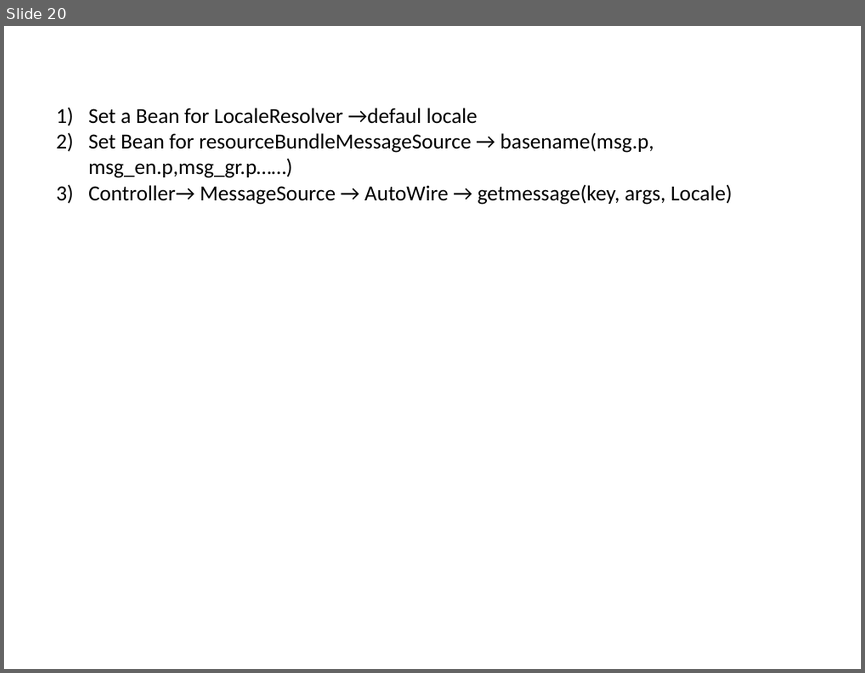
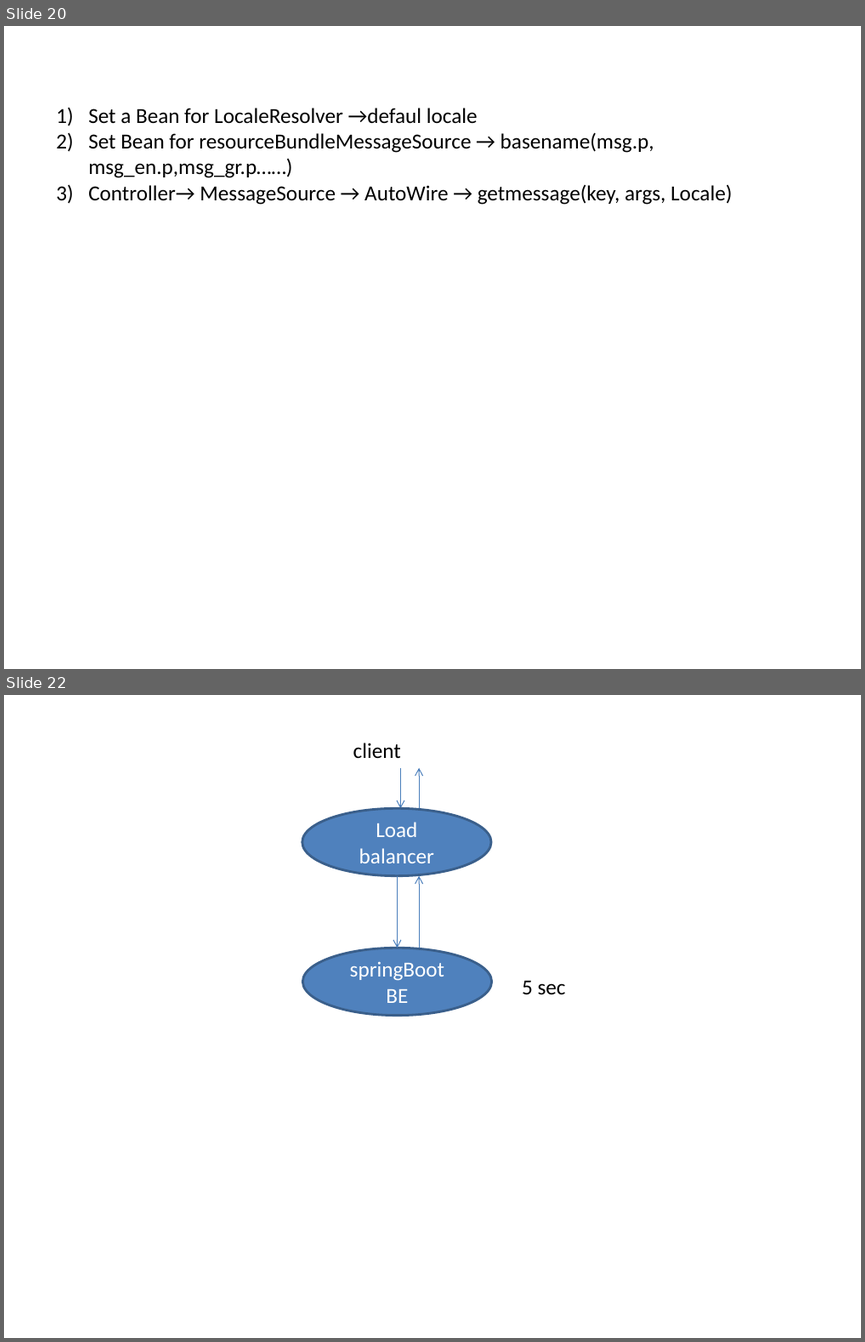
Before and after one commit to shiva3110/Finance-Management-service, a slide deck: notes/SpringbootPPT.pptx. Shown one above the other, each under a label of ours: slide 20 before the commit, slides 20 and 22 after it; the slides between them are not shown. The pictures are 865x673 and 865x1342 pixels, drawn with LibreOffice and Linux fonts; fonts in the diff are those of the drawing. Boxes give left, top, right and bottom in pixels: in the first picture for what was removed or moved away, otherwise in the second. Text is boxed around its words. In the diff, an @@ line names an element or a change of style, - is before the commit and + after.

```diff
--- a/notes/SpringbootPPT.pptx
+++ b/notes/SpringbootPPT.pptx
@@ slide 22 added at [4,695,861,1338], background #FFFFFF @@
@@ text added at [353,743,401,758], 18 pt, text #000000 @@
+client
@@ arrow added from (401, 768) to (401, 808), #4B7EBC 0.75 pt @@
@@ arrow added from (419, 808) to (419, 768), #4B7EBC 0.75 pt @@
@@ ellipse added at [302,808,491,876], fill #4F81BD, outline #3A5F8C 2 pt, 18 pt, text #FFFFFF @@
+Load balancer
@@ arrow added from (398, 876) to (398, 947), #4B7EBC 0.75 pt @@
@@ arrow added from (419, 947) to (419, 876), #4B7EBC 0.75 pt @@
@@ ellipse added at [303,947,492,1015], fill #4F81BD, outline #3A5F8C 2 pt, 18 pt, text #FFFFFF @@
+springBoot BE
@@ text added at [522,980,566,995], 18 pt, text #000000 @@
+5 sec
```
Also in this commit, not shown: 2 other slides added, 4 other files.
